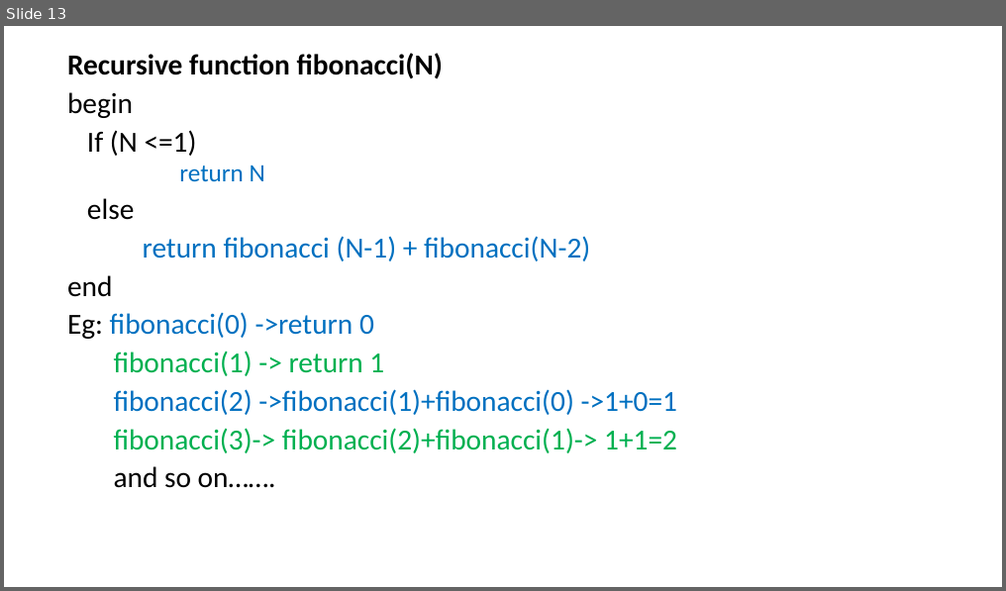
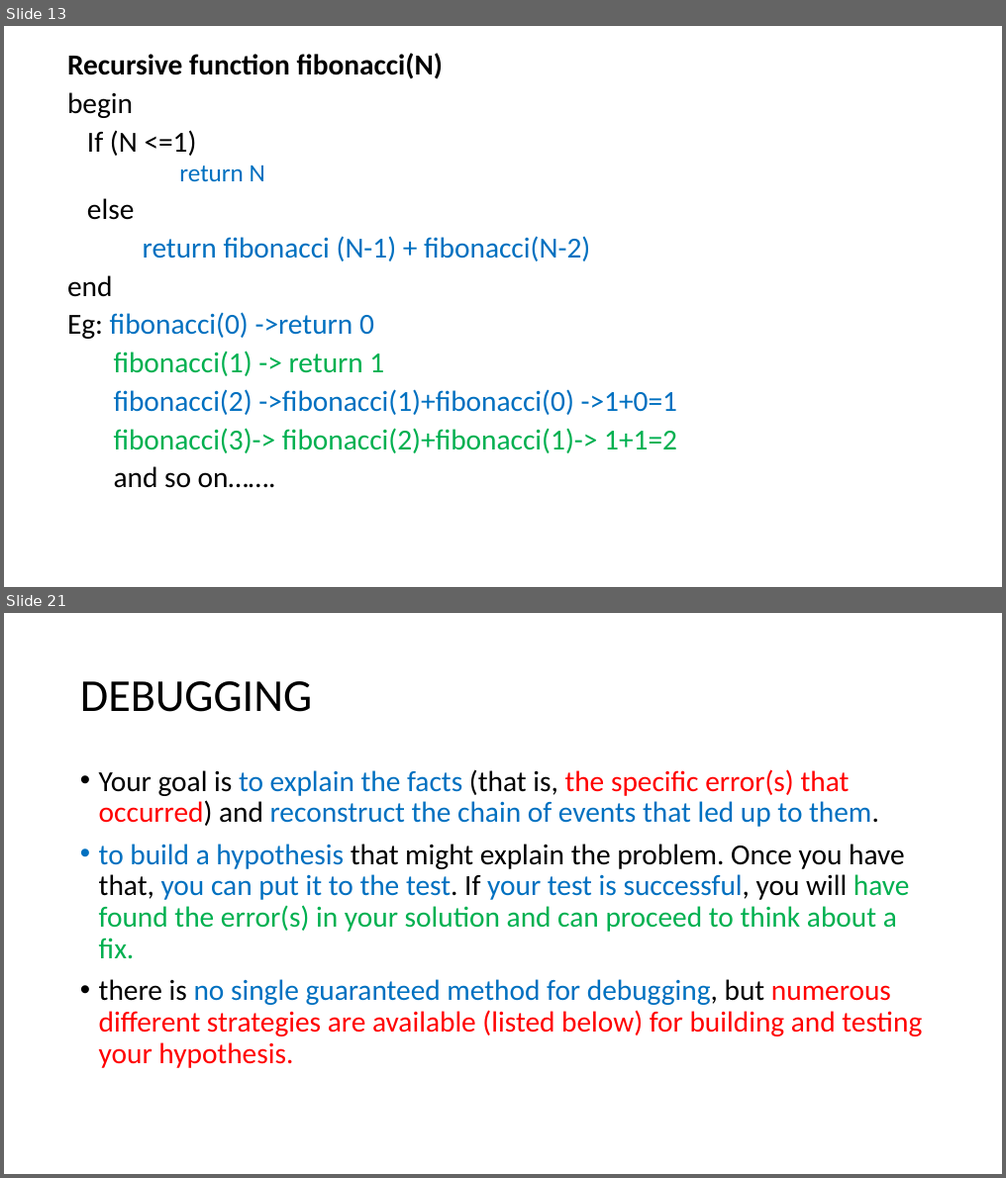
Before and after one commit to tgashwinkumar/college-stuffs, a slide deck: G1/SEM 1 - Python Programming/PDFs/Unit II Algorithmic Problem solving.pptx. Shown one above the other, each under a label of ours: slide 13 before the commit, slides 13 and 21 after it; the slides between them are not shown. The pictures are 1006x591 and 1006x1178 pixels, drawn with LibreOffice and Linux fonts; fonts in the diff are those of the drawing. Boxes give left, top, right and bottom in pixels: in the first picture for what was removed or moved away, otherwise in the second. Text is boxed around its words. In the diff, an @@ line names an element or a change of style, - is before the commit and + after.

```diff
--- a/G1/SEM 1 - Python Programming/PDFs/Unit II Algorithmic Problem solving.pptx
+++ b/G1/SEM 1 - Python Programming/PDFs/Unit II Algorithmic Problem solving.pptx
@@ slide 21 added at box(4, 613, 1002, 1174), background #FFFFFF @@
@@ title added at box(80, 681, 312, 712), 44 pt, text #000000 @@
+DEBUGGING
@@ text added at box(99, 769, 922, 1068), 28 pt, text #0070C0 @@
+• Your goal is to explain the facts (that is, the specific error(s) that occurred) and reconstruct the chain of events that led up to them.
+• to build a hypothesis that might explain the problem. Once you have that, you can put it to the test. If your test is successful, you will have found the error(s) in your solution and can proceed to think about a fix.
+• there is no single guaranteed method for debugging, but numerous different strategies are available (listed below) for building and testing your hypothesis.
```
Also in this commit, not shown: 12 other slides added, 27 other files.
